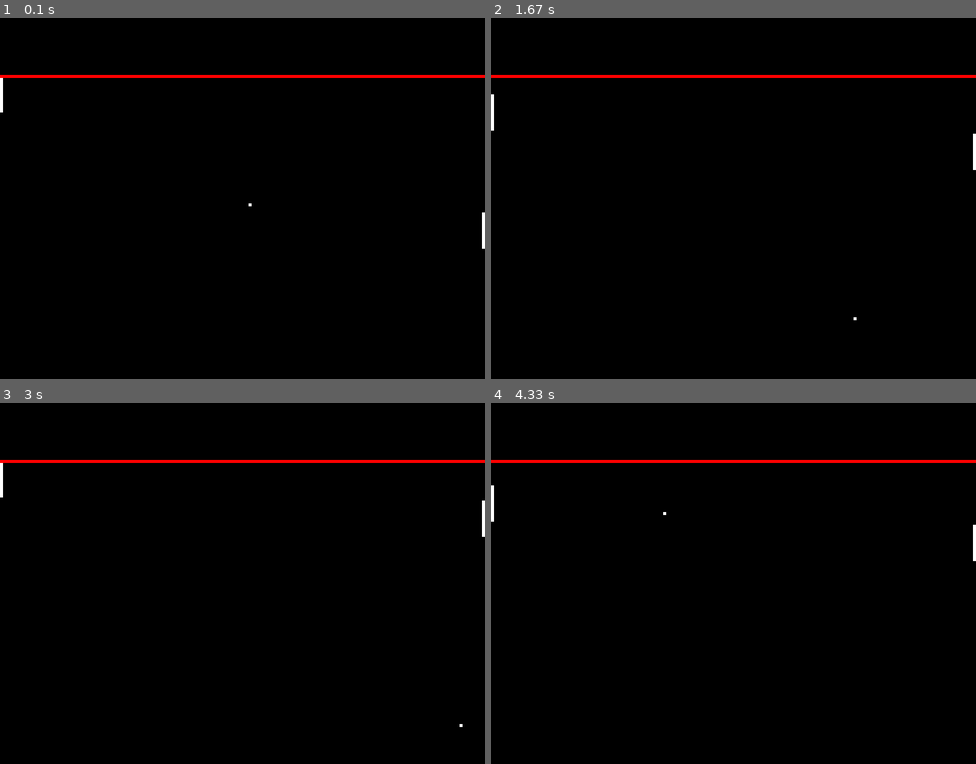
Above: before the commit, frames 1-4 (two rows, left to right).
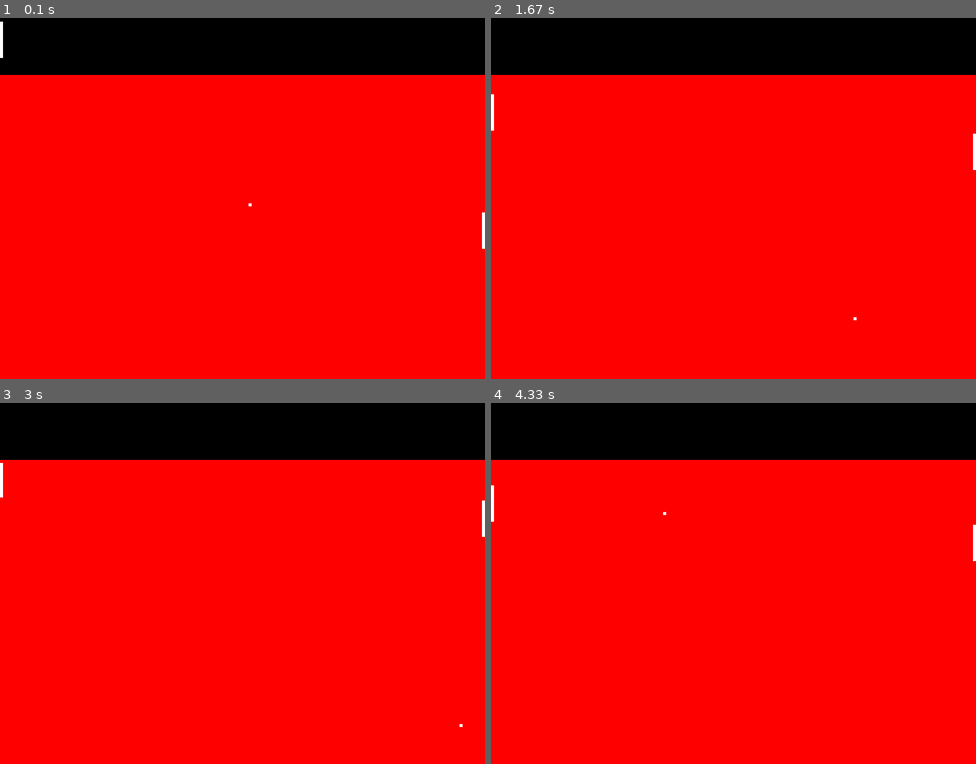
Above: after the commit, the same moments.

Repository: tdarst/PyGame_Pong
Game: pygame game, started from main.py
The game is run twice, just before and just after one commit, with the same random seed, the same clock (stepped at 60 frames per second) and the same inputs.
Inputs:
- Up to frame 1 (0.1 s): no input
- Up to frame 2 (1.67 s): hold Up 0.33-0.8 s; hold Down 0.83-1.13 s; hold S 0.83-1.13 s; hold Up 1.17-1.53 s; hold W 1.17-1.53 s; hold Down from 1.57 s (still down); hold S from 1.57 s (still down)
- Up to frame 3 (3 s): release Down at 1.93 s; release S at 1.93 s; hold Up 1.97-2.27 s; hold W 1.97-2.27 s; hold Down 2.3-2.6 s; hold S 2.3-2.6 s; hold Up from 2.63 s (still down); hold W from 2.63 s (still down)
- Up to frame 4 (4.33 s): release Up at 3 s; release W at 3 s; hold Down 3.03-3.4 s; hold S 3.03-3.4 s; hold Up 3.43-3.73 s; hold W 3.43-3.73 s; hold Down 3.77-4.07 s; hold S 3.77-4.07 s; hold Up from 4.1 s (still down); hold W from 4.1 s (still down)

The runs differ from the first frame. In frame 1, 83% of the frame differs, in the area x 0-100%, y 1-100%; in frame 2, 83%; in frame 3, 83%; in frame 4, 83%.

Commit message:
Made changes to incorporate a surface to play the game on that's drawn over the game window.

Diff:
--- a/gameWindow.py
+++ b/gameWindow.py
@@ -2,6 +2,7 @@
 
 class GameWindow:
     def __init__(self):
+        super().__init__
         self.width = 800
         self.height = 600
 
@@ -12,9 +13,30 @@
                                  self.background_color_g,
                                  self.background_color_b)
 
-        self.window = pygame.display.set_mode((self.width,
-                                              self.height))
+        self.window = pygame.display.set_mode((self.width, self.height))
 
         self.caption = pygame.display.set_caption('Pygame Pong - Trevor Darst')
 
         self.window.fill(self.background_color)
+
+class PongSurface:
+    def __init__(self):
+        self.width = 800
+        self.height = 500
+
+        self.color_r = 255
+        self.color_g = 0
+        self.color_b = 0
+        self.color = (self.color_r,
+                      self.color_g,
+                      self.color_b)
+
+        self.coordX = 0
+        self.coordY = 100
+        self.surface = pygame.Surface((self.width, self.height))
+
+    def updateCoordinates(self, a, b):
+        pass
+
+    def fillSurface(self):
+        self.surface.fill(self.color)
--- a/main.py
+++ b/main.py
@@ -1,7 +1,7 @@
-import pygame, time, os
+import pygame
 import paddle
 from pongBall import PongBall
-from gameWindow import GameWindow
+import gameWindow
 
 # Color settings for the game window
 PONG_WINDOW_COLOR = (255, 0, 0)
@@ -13,7 +13,7 @@
 PONG_WINDOW_RIGHT = 800
 
 # Initialize game window, add window title, color the background
-GAME_WINDOW = GameWindow()
+GAME_WINDOW = gameWindow.GameWindow()
 
 # -------------------------------------------------------------------------------------------------------
 # Function: TrackMovementAndDraw
@@ -82,9 +82,10 @@
     PlayerRight = paddle.playerRight()
     PlayerLeft  = paddle.playerLeft()
     Ball        = PongBall()
+    PongWindow  = gameWindow.PongSurface()
 
     # Lists to hold different game objects for different iterational purposes
-    GameObjList = [PlayerRight, PlayerLeft, Ball]
+    GameObjList = [PongWindow, PlayerRight, PlayerLeft, Ball]
     PlayerDict = {"PlayerRight":PlayerRight, "PlayerLeft":PlayerLeft}
 
     clock = pygame.time.Clock()
--- a/paddle.py
+++ b/paddle.py
@@ -14,11 +14,11 @@
         self.downKey = None
 
         # Paddle dimensions
-        self.length = 60
+        self.height = 60
         self.width  = 5
 
         # Surface that holds the paddle's image, gets drawn onto the game window surface
-        self.surface = pygame.Surface((self.width, self.length))
+        self.surface = pygame.Surface((self.width, self.height))
 
         # Player score
         self.score = 0
@@ -27,7 +27,7 @@
         self.left = self.coordX
         self.right = self.coordX + self.width
         self.top = self.coordY
-        self.bottom = self.coordY + self.length
+        self.bottom = self.coordY + self.height
 
     # -------------------------------------------------------------------------------------------------------
     # Function: updateCoordinates()
@@ -49,7 +49,7 @@
         self.left = self.coordX
         self.right = self.coordX + self.width
         self.top = self.coordY
-        self.bottom = self.coordY + self.length
+        self.bottom = self.coordY + self.height
 
     # -------------------------------------------------------------------------------------------------------
     # Function: fillSurface()
@@ -70,14 +70,14 @@
     # -------------------------------------------------------------------------------------------------------
     def getRect(self):
         # Returns the coordinates of the paddle in a pygame rect object for collision detection purposes
-        return pygame.Rect(self.coordX, self.coordY, self.width, self.length)
+        return pygame.Rect(self.coordX, self.coordY, self.width, self.height)
 
 
 class playerLeft(Paddle):
     def __init__(self):
         super().__init__()
         self.coordX = 0
-        self.coordY = 100
+        self.coordY = 10
         self.upKey = pygame.K_w
         self.downKey = pygame.K_s
 
